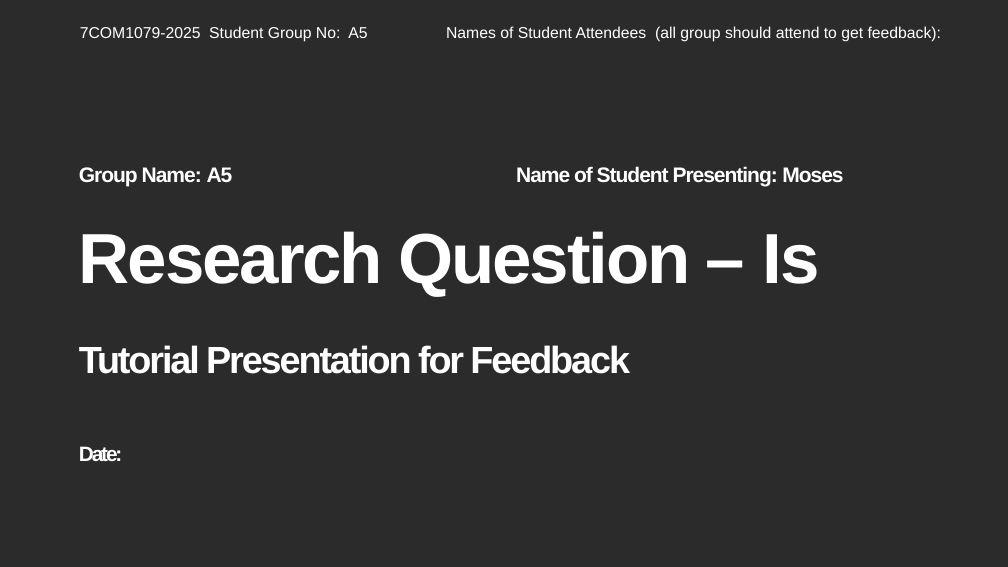
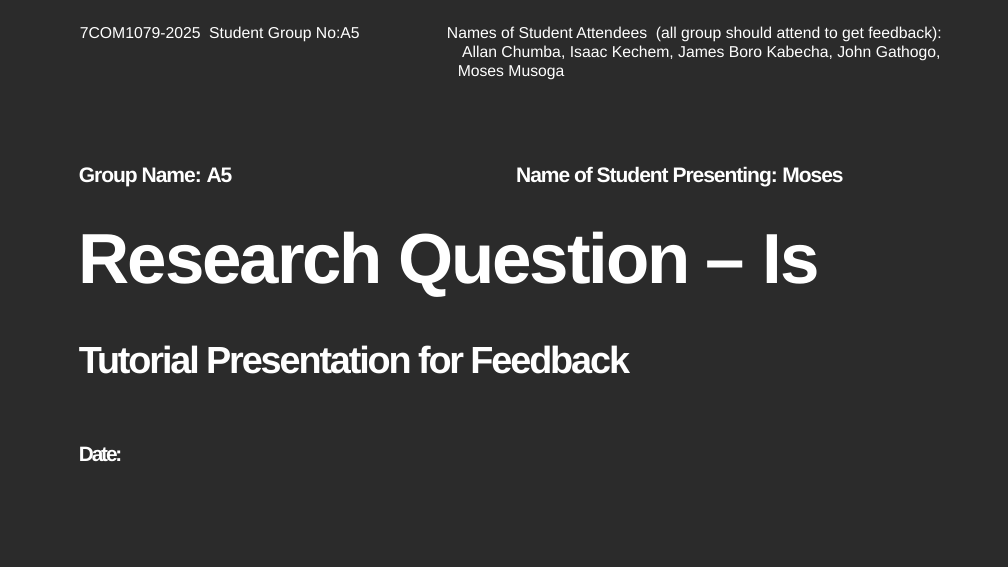
Before and after one commit to Killmonger501/GroupA5-LoanData-, a slide deck: slide 1 of reseach_question_presentation_template.pptx (slide 2 before the commit). Drawn at 1008x567 pixels with LibreOffice and Linux fonts; fonts in the diff are those of the drawing; background and template pictures are left out; a plain dark background stands for a picture behind light text. Boxes give left, top, right and bottom in pixels: in the first picture for what was removed or moved away, otherwise in the second. Text is boxed around its words. In the diff, an @@ line names an element or a change of style, - is before the commit and + after.

```diff
--- a/reseach_question_presentation_template.pptx
+++ b/reseach_question_presentation_template.pptx
@@ text at [80,26,941,80]: text changed @@
-7COM1079-2025 Student Group No: A5 Names of Student Attendees (all group should attend to get feedback):
+7COM1079-2025 Student Group No:A5 Names of Student Attendees (all group should attend to get feedback):
+Allan Chumba, Isaac Kechem, James Boro Kabecha, John Gathogo, Moses Musoga
```
Also in this commit, not shown: 2 other slides changed, 1 slide removed, 1 other file.
